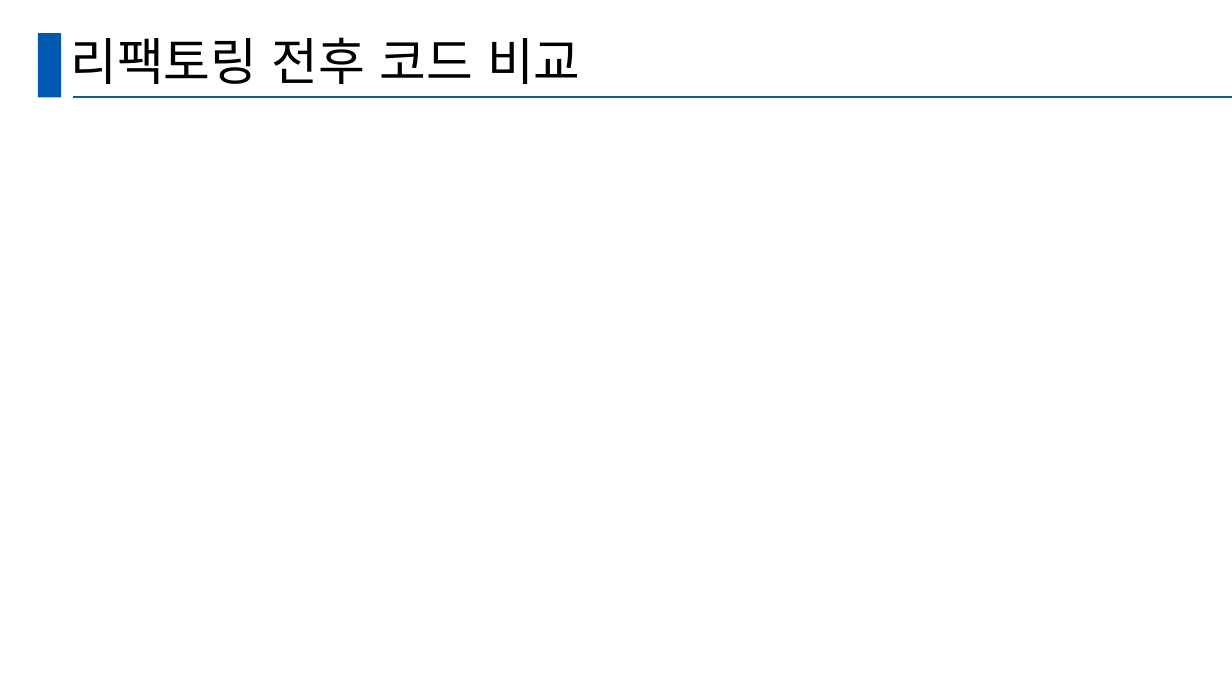
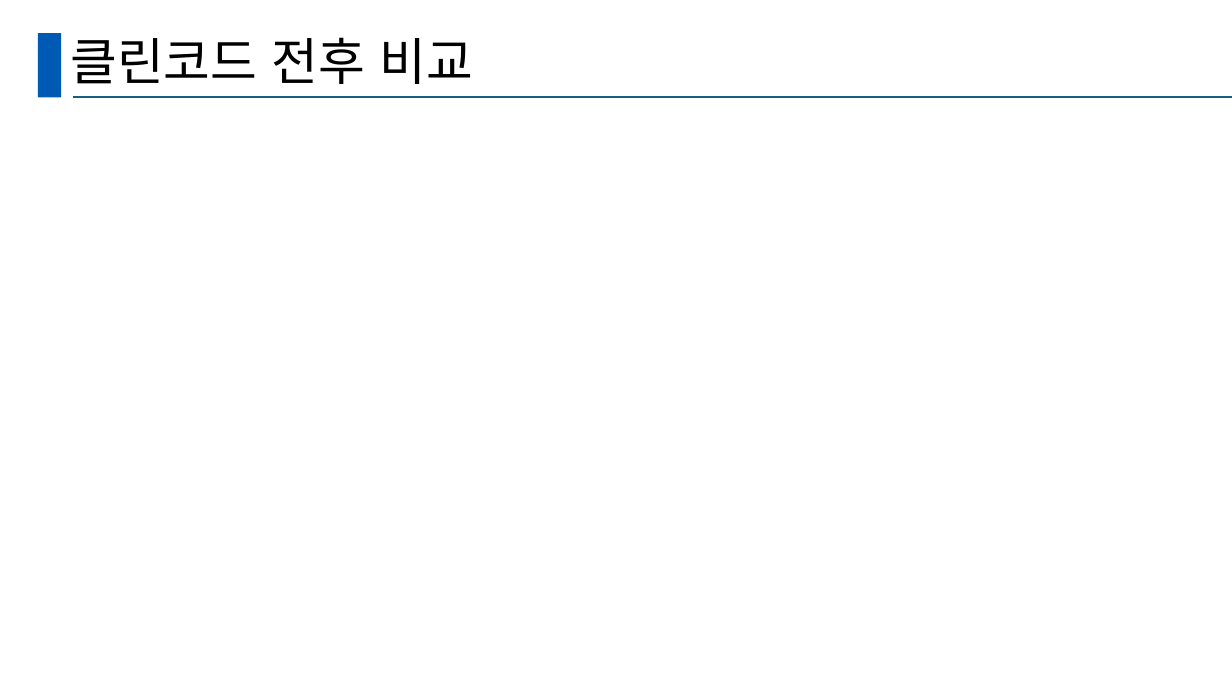
Before and after one commit to hy-ra-na/presentation_Americano, a slide deck: slide 14 of 발표양식.pptx (slide 9 before the commit). Drawn at 1232x693 pixels with LibreOffice and Linux fonts; fonts in the diff are those of the drawing. Boxes give left, top, right and bottom in pixels: in the first picture for what was removed or moved away, otherwise in the second. Text is boxed around its words. In the diff, an @@ line names an element or a change of style, - is before the commit and + after.

```diff
--- a/발표양식.pptx
+++ b/발표양식.pptx
@@ title at [70, 37, 473, 84]: text changed @@
-리팩토링 전후 코드 비교
+클린코드 전후 비교
```
Also in this commit, not shown: 2 other slides changed, 7 slides added.
